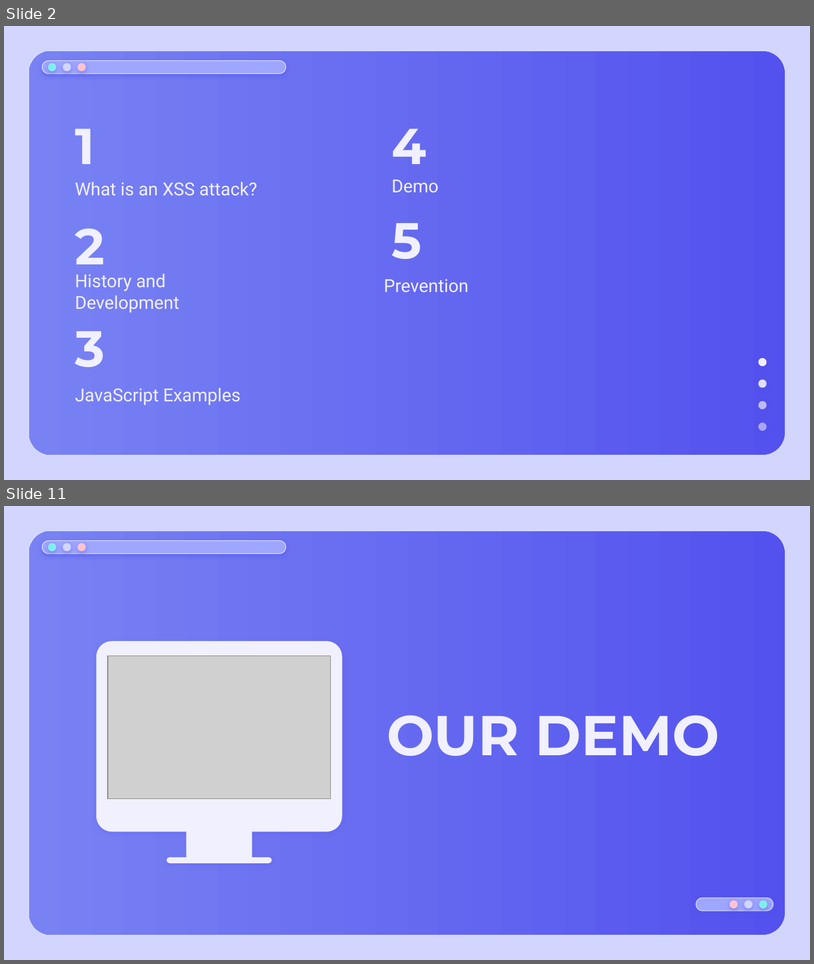
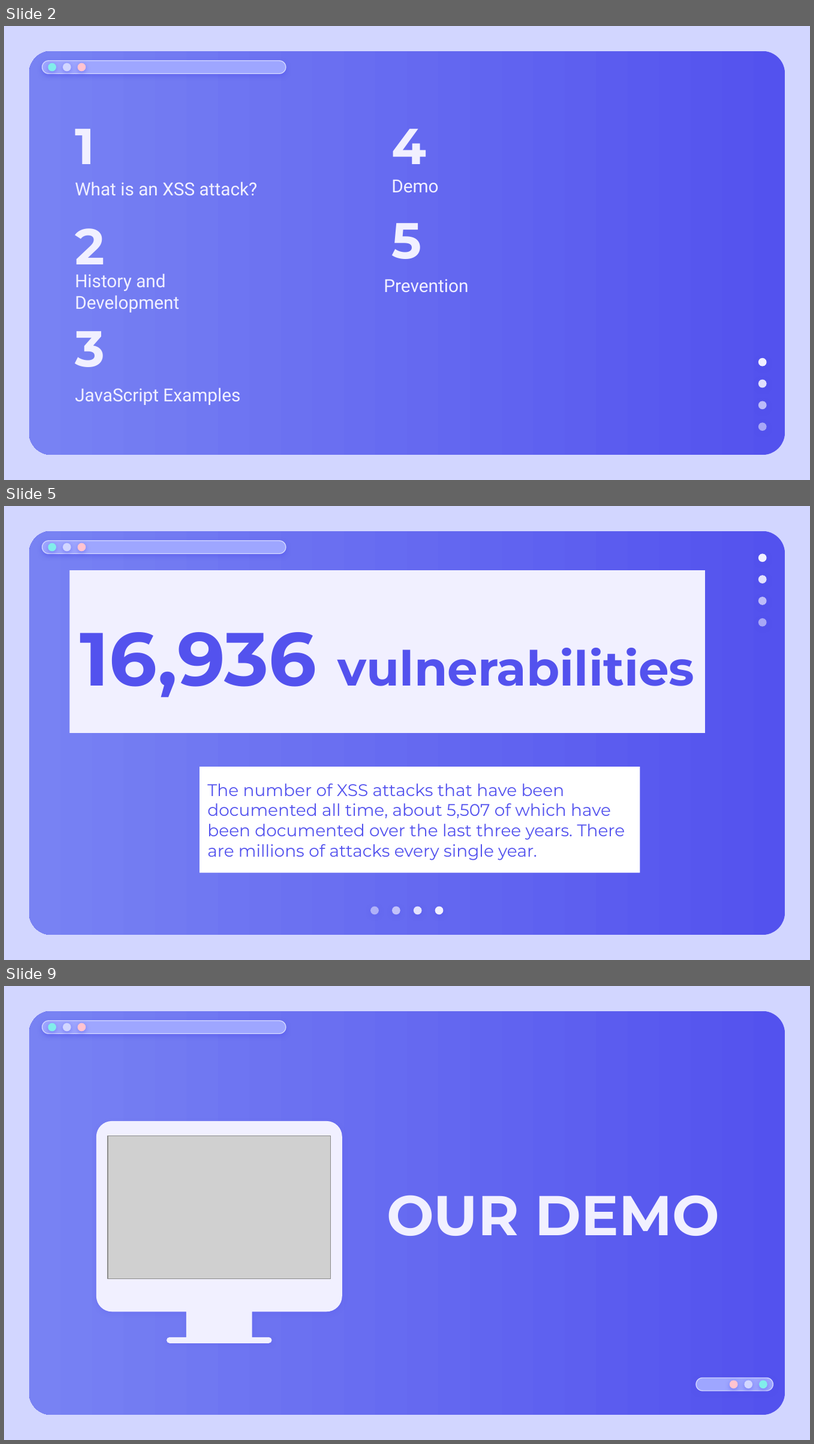
Before and after one commit to kszeto20/CyberFinalProject, a slide deck: Presentation/CyberXSSPresentation.pptx. Shown one above the other, each under a label of ours: slides 2 and 11 before the commit, slides 2, 5 and 9 after it; the slides between them are not shown. The pictures are 814x964 and 814x1444 pixels, drawn with LibreOffice and Linux fonts; fonts in the diff are those of the drawing; grey boxes stand for pictures. Boxes give left, top, right and bottom in pixels: in the first picture for what was removed or moved away, otherwise in the second. Text is boxed around its words. In the diff, an @@ line names an element or a change of style, - is before the commit and + after.

```diff
--- a/Presentation/CyberXSSPresentation.pptx
+++ b/Presentation/CyberXSSPresentation.pptx
@@ slide 5 added at (4, 506, 810, 960), background #D2D6FF; not listed: 5 template elements that a slide beside it also shows @@
@@ title added at (69, 571, 705, 733), fill #F1F0FF, 43 pt, text #5352EE, bold @@
+16,936 vulnerabilities
@@ group added at (759, 553, 767, 626): 4 ellipses @@
@@ subtitle added at (200, 766, 640, 872), fill #FFFFFF, 15 pt, text #5352EE @@
+The number of XSS attacks that have been documented all time, about 5,507 of which have been documented over the last three years. There are millions of attacks every single year.
@@ group added at (371, 906, 443, 914): 4 ellipses @@
@@ what was slide 11 is now slide 9 @@
```
Also in this commit, not shown: 6 slides changed, 2 other slides added, 6 slides removed, 1 other file.
